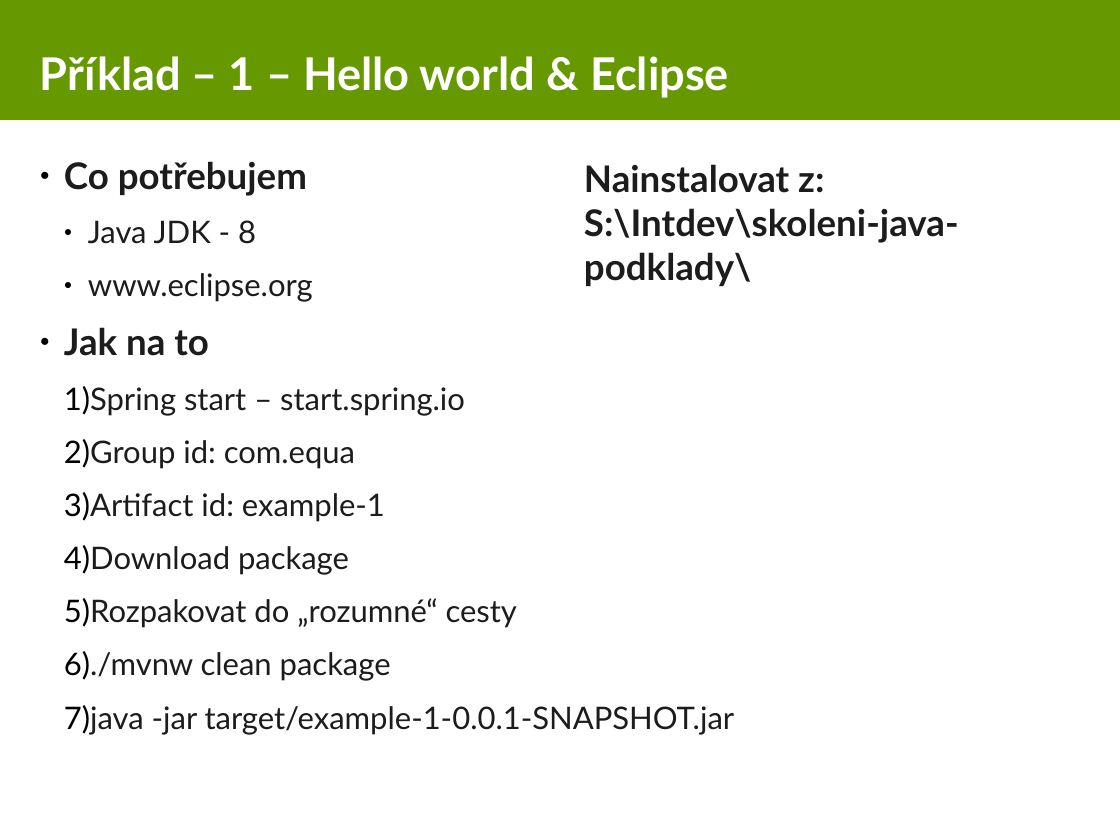
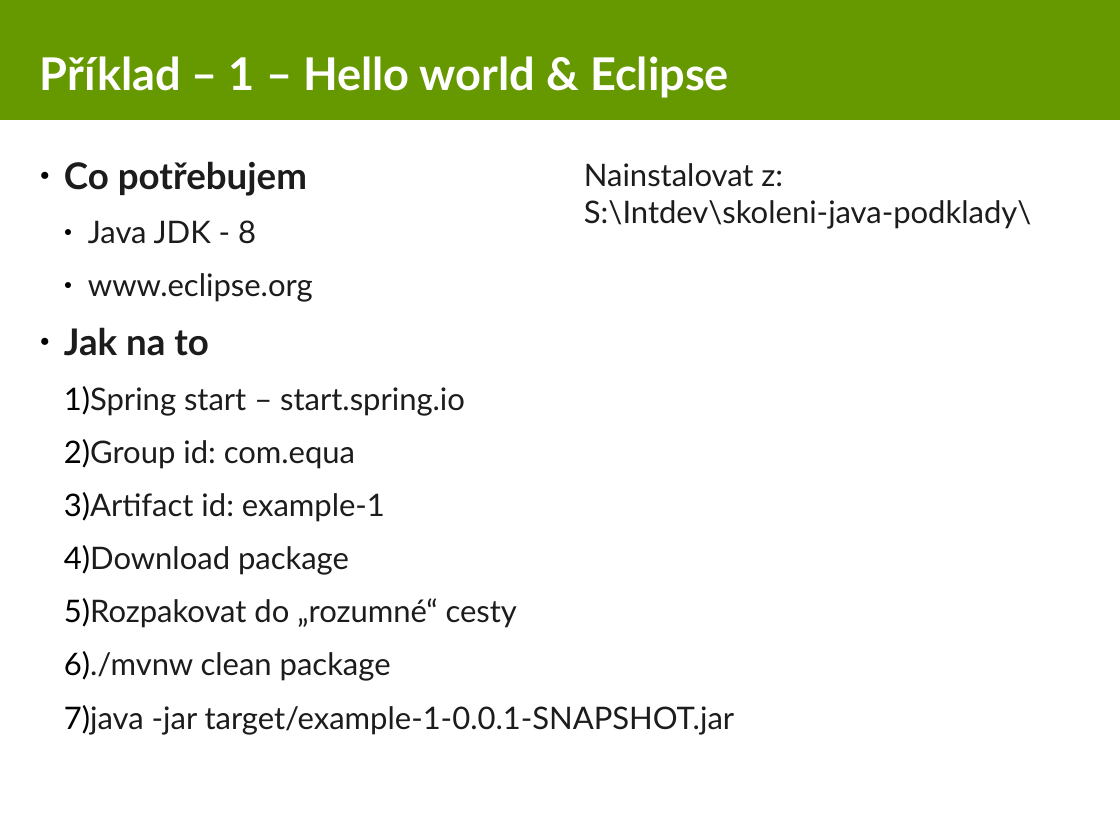
Before and after one commit to equabank/java-skoleni, a slide deck: slide 5 of v2/doc/prez.odp (slide 4 before the commit). Drawn at 1120x840 pixels with LibreOffice and Linux fonts; fonts in the diff are those of the drawing. Boxes give left, top, right and bottom in pixels: in the first picture for what was removed or moved away, otherwise in the second. Text is boxed around its words. In the diff, an @@ line names an element or a change of style, - is before the commit and + after.

```diff
--- a/v2/doc/prez.odp
+++ b/v2/doc/prez.odp
@@ text "Nainstalovat z:" at bbox=[584, 163, 1031, 229]: size 26 to 22 pt, bold off @@
```
Also in this commit, not shown: 6 other slides changed, 7 slides added, 2 slides removed, 15 other files.
